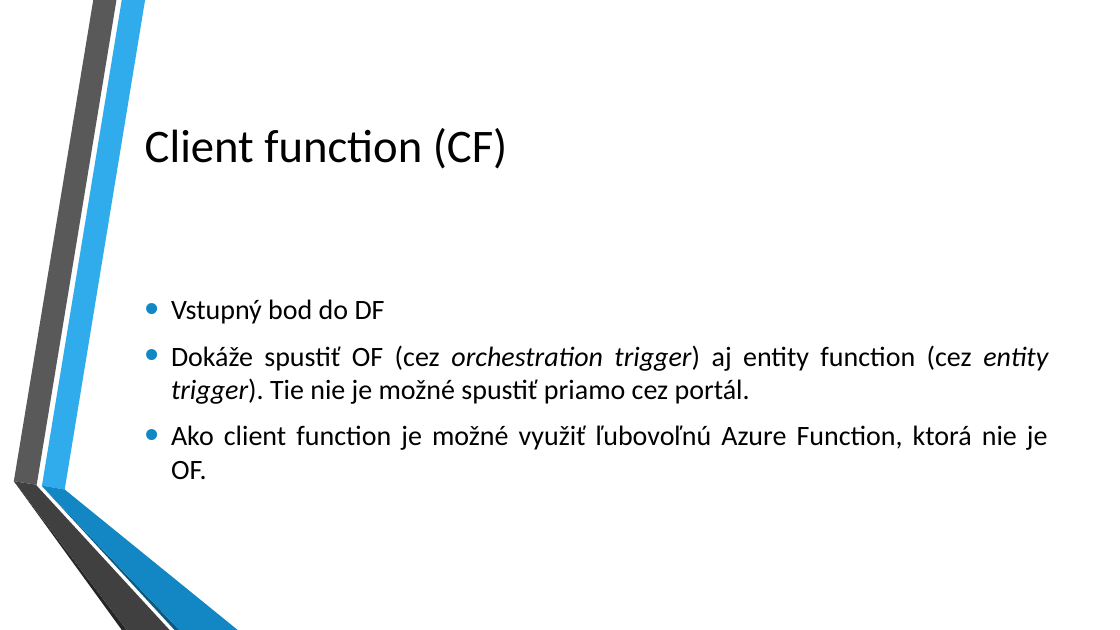
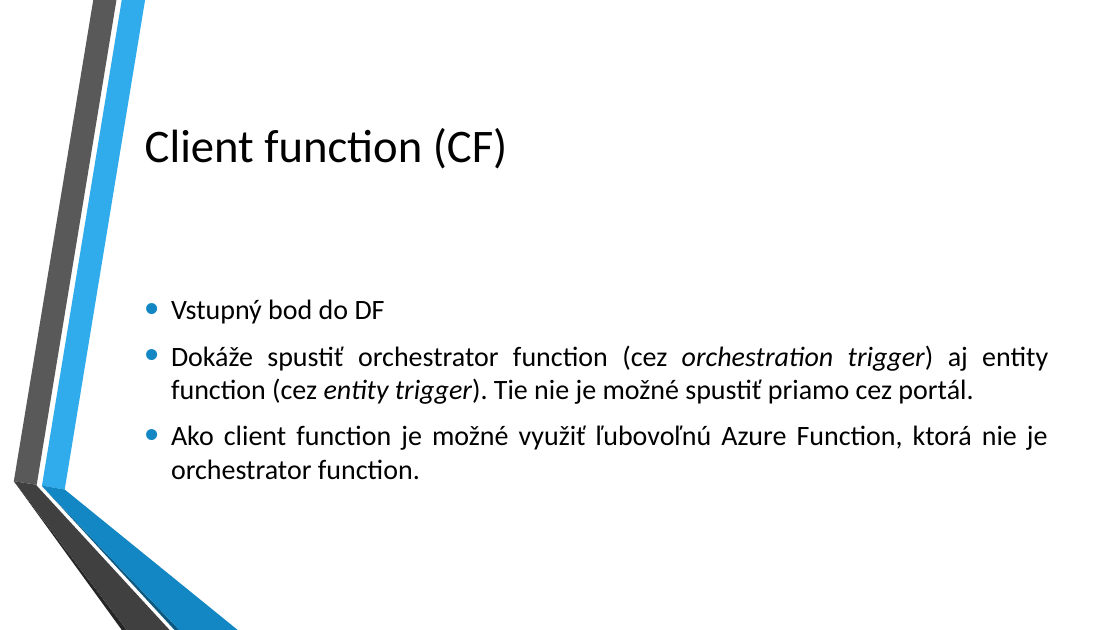
Before and after one commit to kubinko/Azure-Resources-Overview, a slide deck: slide 8 of 05 - Durable Functions/Durable Functions.pptx (slide 12 before the commit). Drawn at 1120x630 pixels with LibreOffice and Linux fonts; fonts in the diff are those of the drawing; background and template pictures are left out. Boxes give left, top, right and bottom in pixels: in the first picture for what was removed or moved away, otherwise in the second. Text is boxed around its words. In the diff, an @@ line names an element or a change of style, - is before the commit and + after.

```diff
--- a/05 - Durable Functions/Durable Functions.pptx
+++ b/05 - Durable Functions/Durable Functions.pptx
@@ text at [171,345,1048,480]: text changed @@
-• Dokáže spustiť OF (cez orchestration trigger) aj entity function (cez entity trigger). Tie nie je možné spustiť priamo cez portál.
-• Ako client function je možné využiť ľubovoľnú Azure Function, ktorá nie je OF.
+• Dokáže spustiť orchestrator function (cez orchestration trigger) aj entity function (cez entity trigger). Tie nie je možné spustiť priamo cez portál.
+• Ako client function je možné využiť ľubovoľnú Azure Function, ktorá nie je orchestrator function.
```
Also in this commit, not shown: 6 other slides changed, 4 other files.
